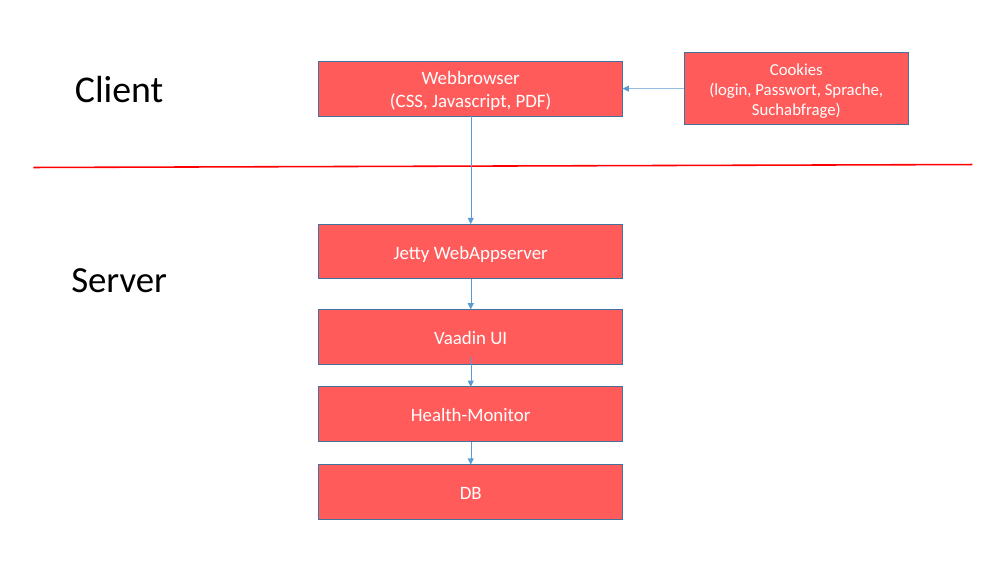
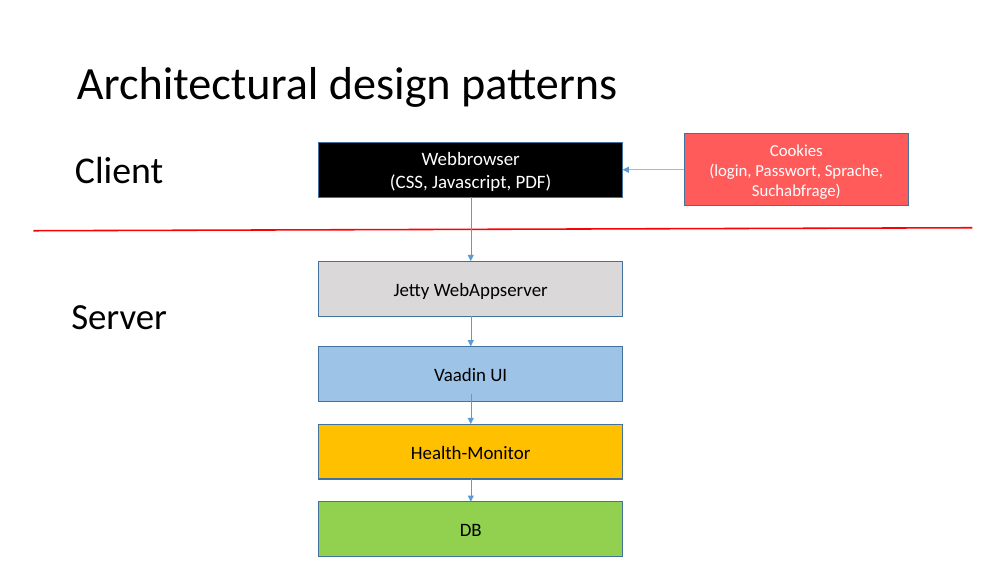
Before and after one commit to tomia1/ch.bfh.btx8081.w2016.red, a slide deck: slide 2 of doc/task9/Softwarearchitecture.pptx. Drawn at 1008x567 pixels with LibreOffice and Linux fonts; fonts in the diff are those of the drawing. Boxes give left, top, right and bottom in pixels: in the first picture for what was removed or moved away, otherwise in the second. Text is boxed around its words. In the diff, an @@ line names an element or a change of style, - is before the commit and + after.

```diff
--- a/doc/task9/Softwarearchitecture.pptx
+++ b/doc/task9/Softwarearchitecture.pptx
@@ text added at (77,67,617,107), 44 pt, text #000000 @@
+Architectural design patterns
@@ rectangle "Webbrowser (CSS, Javascript, PDF)" at (319,142,623,197): fill #FF5B5B to #000000 @@
@@ 2 rectangles, 1 title, 1 arrow: place and size @@
-2 rectangles, 1 title, 1 arrow at (75,53,908,125)
+2 rectangles, 1 title, 1 arrow at (75,134,908,206)
@@ arrow moved from (471, 116) - (471, 224) to (471, 197) - (471, 261) @@
@@ line moved from (33, 168) - (972, 165) to (33, 231) - (972, 228) @@
@@ rectangle "Jetty WebAppserver" at (319,261,623,316): text colour #FFFFFF to #000000; fill #FF5B5B to #DAD8D8 @@
@@ rectangle "Vaadin UI" at (319,346,623,402): text colour #FFFFFF to #000000; fill #FF5B5B to #9DC3E6 @@
@@ rectangle "Health-Monitor" at (319,424,623,479): text colour #FFFFFF to #000000; fill #FF5B5B to #FFC000 @@
@@ 4 rectangles, 3 arrows, 1 text: place and size @@
-4 rectangles, 3 arrows, 1 text at (71,224,623,520)
+4 rectangles, 3 arrows, 1 text at (71,261,623,557)
@@ rectangle "DB" at (319,502,623,557): text colour #FFFFFF to #000000; fill #FF5B5B to #92D050 @@
```
Also in this commit, not shown: 2 slides added.
